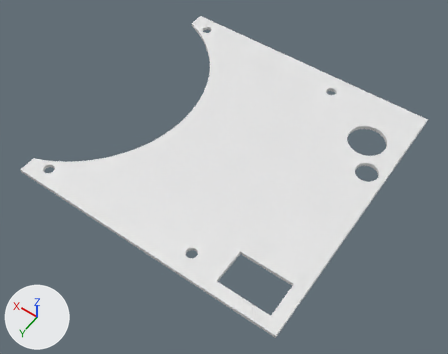
The Blender file Top/GriTech - Slipmaskin top.blend as it was, and as the next commit left it.
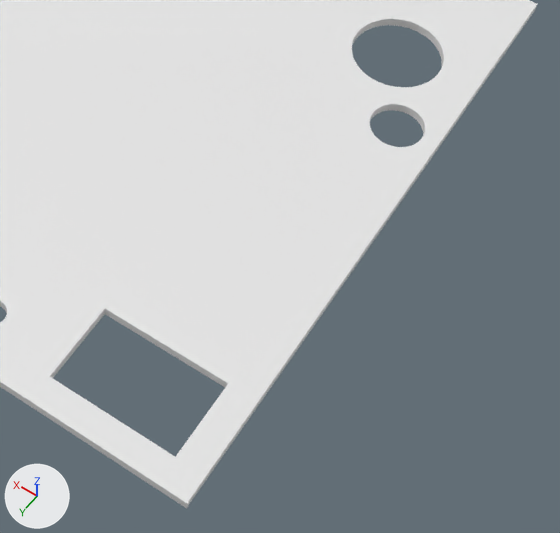
Each version is shown whole from a 50 mm camera at (-61.4, 176.0, 172.9) aimed at (20.1, 61.9, -6.5), then close up on the part from 44% to 98% of the width and 33% to 98% of the height. Lighting does not change. The marker at lower left points along +X, +Y and +Z.

The first close-up shows 'Sketch', 'Sketch.001'.
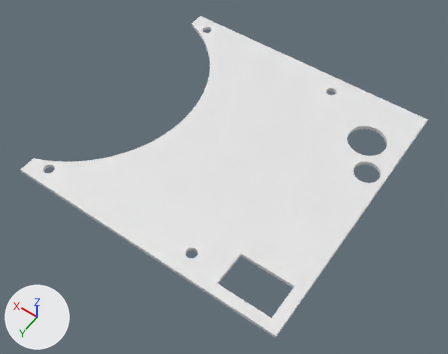
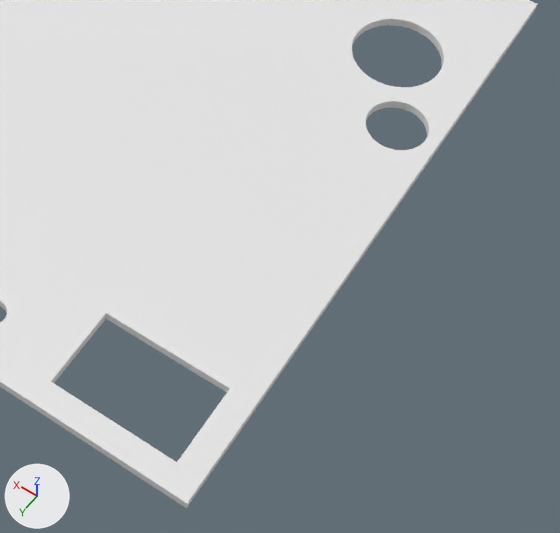
ob_switch is not drawn itself; it is used by a modifier of ob_sketch_001.

Patch to the scene script:
```diff
--- a/Top/GriTech - Slipmaskin top.blend.py
+++ b/Top/GriTech - Slipmaskin top.blend.py
@@ me_cylinder_002 @@
 me_cylinder_002.from_pydata(...)  # 128 vertices, 68 faces; spans x -3.36..1.0, y -1.0..4.89, z -1.73..1.73
 # used by ob_pot; location = (-23.19, 35.98, 0.0); scale = (-4.19, -4.19, -4.19)
+# me_cylinder_002 part 1: the loose piece of 64 vertices spanning x -1.0..1.0, y -1.0..1.0, z -1.0..1.0 is scaled about its middle by 1.14
@@ ob_switch @@
 ob_switch = bpy.data.objects.new('Switch', me_cube)
-ob_switch.location = (-15.33, 95.01, 1.705)
+ob_switch.location = (-15.9, 95.53, 1.705)
 ob_switch.rotation_euler = (0.0, 0.0, 3.142)  # degrees (0, 0, 180)
```

Boxes (x1, y1, x2, y2) around the edits, measured in the close-ups (560 x 533 px; the box of a moved part takes in the faces that stretch with it):
'Sketch.001', reshaped: (0, 0, 537, 508) in both
part 1 of me_cylinder_002, moved or reshaped: before (370, 104, 425, 135); after (366, 101, 429, 136)
